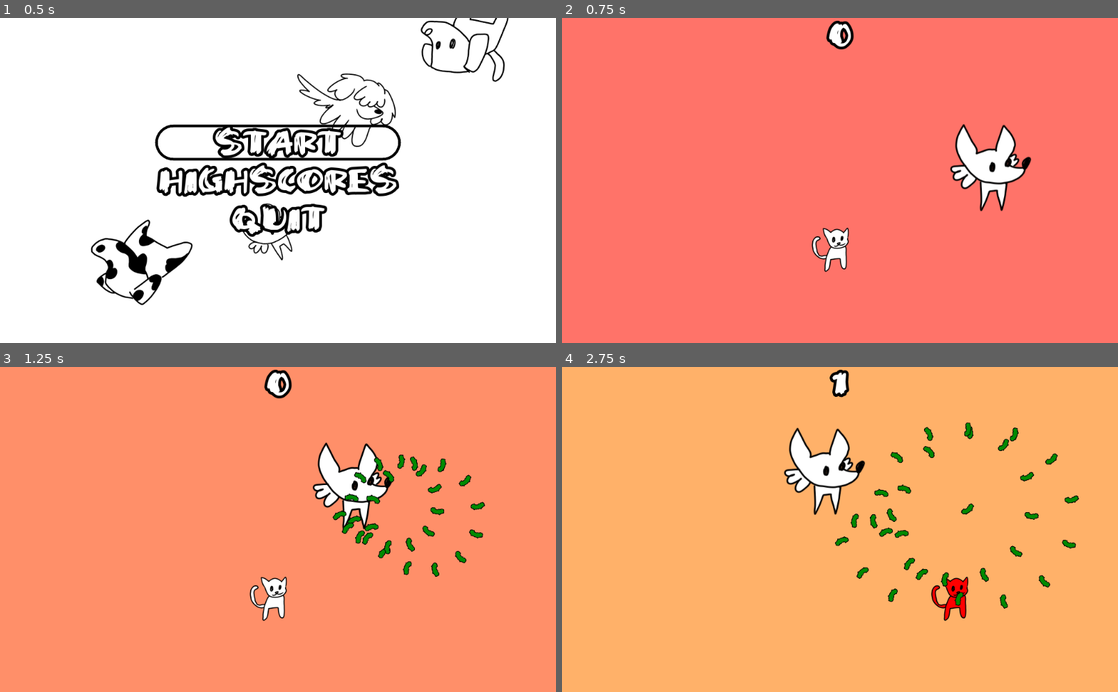
Above: before the commit, frames 1-4 (two rows, left to right).
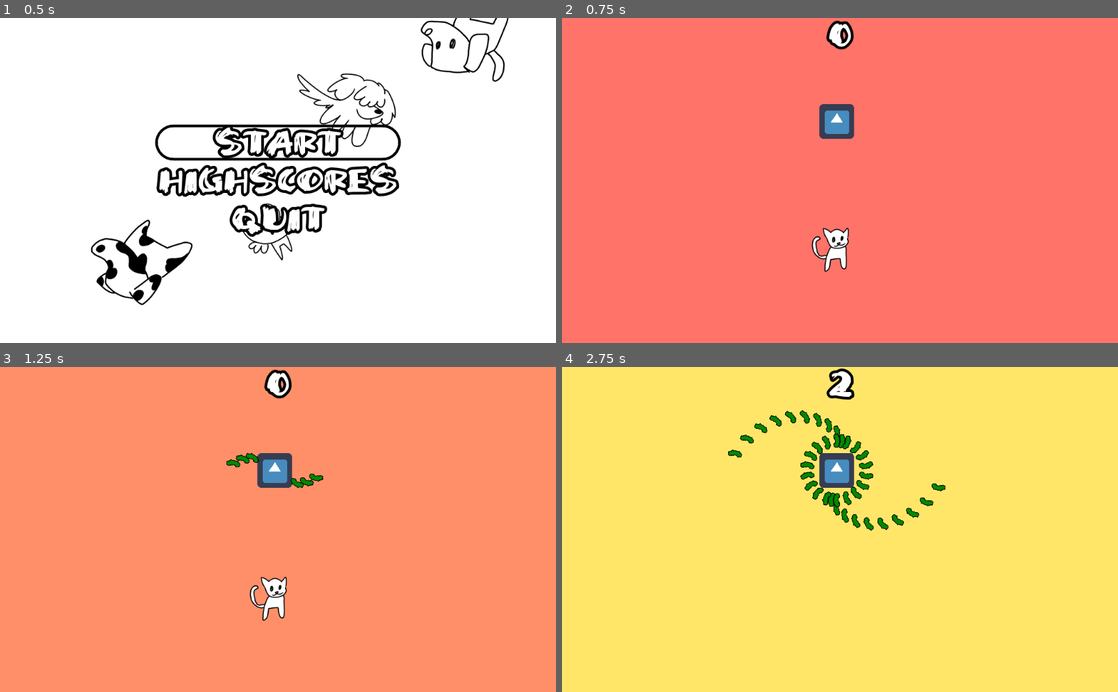
Above: after the commit, the same moments.

Repository: Magesu/mini-jam-100-overload
Game: Godot game, scene res://Main.tscn
Two runs of this game, one before a commit and one after it. Both use one fixed random seed, a clock stepped at 60 frames per second and the inputs below. The engine's default icon, where the game draws it, is replaced by a stand-in: a white triangle on a blue panel in a dark square.
Inputs (mouse positions are in pixels of both pictures, inside the frame that each line leads up to):
- Up to frame 1 (0.5 s): no input
- Up to frame 2 (0.75 s): click "Start" at 0.5 s
- Up to frame 3 (1.25 s): no input
- Up to frame 4 (2.75 s): move the mouse to (962, 513) at 1.27 s; hold Right (ui_right) 1.28-2.03 s; click (962, 513) at 1.35 s; move the mouse to (728, 545) at 2.02 s; hold Down (ui_down) from 2.03 s (still down); tap Shift (shift) at 2.1 s

Frame 1 is identical in both runs. In frame 2, 2.6% of the frame differs, in the area x 46-85%, y 26-60%; in frame 3, 3.9%; in frame 4, 100%, in the area x 0-100%, y 0-100%.

Commit message:
Started work on the dalmation

Diff:
--- a/Scenes/AngyChihuahua.tscn
+++ b/Scenes/AngyChihuahua.tscn
@@ -63,7 +63,7 @@
 
 [node name="AnimatedSprite" type="AnimatedSprite" parent="."]
 frames = SubResource( 5 )
-frame = 2
+frame = 1
 playing = true
 
 [connection signal="timeout" from="Lifespan" to="." method="_on_Lifespan_timeout"]
--- a/Scenes/Bullet.tscn
+++ b/Scenes/Bullet.tscn
@@ -4,7 +4,7 @@
 [ext_resource path="res://Sprites/cucumber_smol.png" type="Texture" id=2]
 
 [sub_resource type="RectangleShape2D" id=1]
-extents = Vector2( 13, 13 )
+extents = Vector2( 13, 6 )
 
 [node name="Bullet" type="Area2D" groups=["enemy", "regular"]]
 collision_mask = 0
@@ -17,10 +17,12 @@
 texture = ExtResource( 2 )
 
 [node name="CollisionShape2D" type="CollisionShape2D" parent="."]
+position = Vector2( 0, 1 )
 shape = SubResource( 1 )
 
 [node name="VisibilityNotifier2D" type="VisibilityNotifier2D" parent="."]
 position = Vector2( -1.19209e-07, -1.19209e-07 )
 scale = Vector2( 1.3, 1.3 )
+rect = Rect2( -10, -4, 20, 9 )
 
 [connection signal="screen_exited" from="VisibilityNotifier2D" to="." method="_on_VisibilityNotifier2D_screen_exited"]
--- a/Scenes/ChargingBullet.tscn
+++ b/Scenes/ChargingBullet.tscn
@@ -4,7 +4,7 @@
 [ext_resource path="res://Sprites/cucumber_smol.png" type="Texture" id=2]
 
 [sub_resource type="RectangleShape2D" id=1]
-extents = Vector2( 13, 13 )
+extents = Vector2( 13, 5.5 )
 
 [node name="ChargingBullet" type="Area2D" groups=["charging", "enemy"]]
 collision_mask = 0
@@ -17,11 +17,13 @@
 texture = ExtResource( 2 )
 
 [node name="CollisionShape2D" type="CollisionShape2D" parent="."]
+position = Vector2( 0, 0.5 )
 shape = SubResource( 1 )
 
 [node name="VisibilityNotifier2D" type="VisibilityNotifier2D" parent="."]
 position = Vector2( -1.19209e-07, -1.19209e-07 )
 scale = Vector2( 1.3, 1.3 )
+rect = Rect2( -10, -4, 20, 9 )
 
 [connection signal="body_entered" from="." to="." method="_on_ChargingBullet_body_entered"]
 [connection signal="screen_exited" from="VisibilityNotifier2D" to="." method="_on_VisibilityNotifier2D_screen_exited"]
--- /dev/null
+++ b/Scenes/Dalmatian1.tscn
@@ -0,0 +1,41 @@
+[gd_scene load_steps=5 format=2]
+
+[ext_resource path="res://Scenes/Scripts/Dalmatian1.gd" type="Script" id=1]
+[ext_resource path="res://Scenes/Shooter.tscn" type="PackedScene" id=2]
+[ext_resource path="res://icon.png" type="Texture" id=3]
+
+[sub_resource type="RectangleShape2D" id=1]
+extents = Vector2( 32, 32 )
+
+[node name="Dalmatian1" type="KinematicBody2D"]
+script = ExtResource( 1 )
+
+[node name="Sprite" type="Sprite" parent="."]
+texture = ExtResource( 3 )
+
+[node name="CollisionShape2D" type="CollisionShape2D" parent="."]
+shape = SubResource( 1 )
+
+[node name="Shooter" parent="." instance=ExtResource( 2 )]
+rotate_speed = 50
+spawnpoint_count = 2
+radius = 40
+bullet_speed = 75
+bullet_angular_speed = 5
+bullet_max_angle_deviation = 90
+bullet_spin_increment = 0.2
+
+[node name="Shooter2" parent="." instance=ExtResource( 2 )]
+rotate_speed = 45
+shoot_timer_wait_time = 2.0
+spawnpoint_count = 18
+radius = 40
+bullet_speed = 75
+bullet_angular_speed = -5
+bullet_max_angle_deviation = 90
+bullet_spin_increment = 0.2
+
+[node name="Lifespan" type="Timer" parent="."]
+wait_time = 10.0
+
+[connection signal="timeout" from="Lifespan" to="." method="_on_Lifespan_timeout"]
--- /dev/null
+++ b/Scenes/Dalmatian2.tscn
@@ -0,0 +1,40 @@
+[gd_scene load_steps=4 format=2]
+
+[ext_resource path="res://Scenes/Shooter.tscn" type="PackedScene" id=1]
+[ext_resource path="res://icon.png" type="Texture" id=3]
+
+[sub_resource type="RectangleShape2D" id=1]
+extents = Vector2( 24, 24 )
+
+[node name="Dalmatian2" type="KinematicBody2D"]
+
+[node name="Sprite" type="Sprite" parent="."]
+scale = Vector2( 0.75, 0.75 )
+texture = ExtResource( 3 )
+
+[node name="CollisionShape2D" type="CollisionShape2D" parent="."]
+shape = SubResource( 1 )
+
+[node name="Shooter" parent="." instance=ExtResource( 1 )]
+rotate_speed = 50
+shoot_timer_wait_time = 0.3
+spawnpoint_count = 2
+radius = 40
+bullet_angular_speed = 5
+bullet_max_angle_deviation = 90
+bullet_spin_increment = 0.2
+
+[node name="Shooter2" parent="." instance=ExtResource( 1 )]
+rotate_speed = 45
+shoot_timer_wait_time = 2.0
+spawnpoint_count = 16
+radius = 40
+bullet_speed = 75
+bullet_angular_speed = -5
+bullet_max_angle_deviation = 90
+bullet_spin_increment = 0.2
+
+[node name="Lifespan" type="Timer" parent="."]
+wait_time = 10.0
+
+[connection signal="timeout" from="Lifespan" to="." method="_on_Lifespan_timeout"]
--- a/Scenes/Game.tscn
+++ b/Scenes/Game.tscn
@@ -1,7 +1,6 @@
-[gd_scene load_steps=9 format=2]
+[gd_scene load_steps=7 format=2]
 
-[ext_resource path="res://Scenes/AngyChihuahua.tscn" type="PackedScene" id=1]
-[ext_resource path="res://Scenes/Scripts/Path2D.gd" type="Script" id=2]
+[ext_resource path="res://Scenes/Dalmatian1.tscn" type="PackedScene" id=1]
 [ext_resource path="res://Scenes/Player.tscn" type="PackedScene" id=3]
 [ext_resource path="res://Scenes/Scripts/Game.gd" type="Script" id=4]
 [ext_resource path="res://Scenes/Score.gd" type="Script" id=5]
@@ -23,11 +22,6 @@
 "values": [ Color( 1, 0, 0, 1 ), Color( 1, 0, 0, 1 ), Color( 1, 0, 0, 0.588235 ), Color( 1, 0.447059, 0, 0.588235 ), Co …(236 unchanged characters)…
 }
 
-[sub_resource type="Curve2D" id=2]
-_data = {
-"points": PoolVector2Array( 0, 0, 0, 0, 330, -131, 0, 0, 0, 0, 22, -256, 0, 0, 0, 0, -320, -111, 0, 0, 0, 0, 330, -131 )
-}
-
 [node name="Game" type="Node"]
 script = ExtResource( 4 )
 
@@ -43,22 +37,11 @@
 root_node = NodePath("../..")
 anims/rainbow_grad = SubResource( 1 )
 
-[node name="Path2D" type="Path2D" parent="."]
-position = Vector2( 503, 428 )
-curve = SubResource( 2 )
-script = ExtResource( 2 )
-speed = 300
-
-[node name="PathFollow2D" type="PathFollow2D" parent="Path2D"]
-position = Vector2( 330, -131 )
-rotation = -2.75605
-rotate = false
-
-[node name="AngyChihuahua" parent="Path2D/PathFollow2D" instance=ExtResource( 1 )]
-rotation = 2.75605
-
 [node name="Player" parent="." instance=ExtResource( 3 )]
 position = Vector2( 503, 428 )
+
+[node name="Dalmatian1" parent="." instance=ExtResource( 1 )]
+position = Vector2( 506, 191 )
 
 [node name="CanvasLayer" type="CanvasLayer" parent="."]
 follow_viewport_enable = true
--- /dev/null
+++ b/Scenes/Scripts/Dalmatian1.gd
@@ -0,0 +1,38 @@
+extends KinematicBody2D
+
+
+# Declare member variables here. Examples:
+# var a = 2
+# var b = "text"
+
+# Nodes
+onready var lifespan = get_node("Lifespan")
+
+onready var game = get_tree().root.get_node("Game")
+
+# Scenes
+var dalmatian2_scene = preload("res://Scenes/Dalmatian2.tscn")
+
+# Called when the node enters the scene tree for the first time.
+func _ready():
+	lifespan.start()
+
+
+# Called every frame. 'delta' is the elapsed time since the previous frame.
+#func _process(delta):
+#	pass
+
+func die():
+	for i in 2:
+		var dalmation2 = dalmatian2_scene.instance()
+
+		if i == 1:
+			dalmation2.global_position = global_position + Vector2(-100, 0)
+			dalmation2.get_node("Shooter").rotate_speed = -dalmation2.get_node("Shooter").rotate_speed
+		else:
+			dalmation2.global_position = global_position + Vector2(100, 0)
+		game.add_child(dalmation2)
+		queue_free()
+
+func _on_Lifespan_timeout():
+	die()
--- a/Scenes/Scripts/Path2D.gd
+++ b/Scenes/Scripts/Path2D.gd
@@ -14,4 +14,7 @@
 
 # Called every frame. 'delta' is the elapsed time since the previous frame.
 func _process(delta):
-	chihuahua.offset += speed * delta
+	if chihuahua == null:
+		queue_free()
+	else:
+		chihuahua.offset += speed * delta
